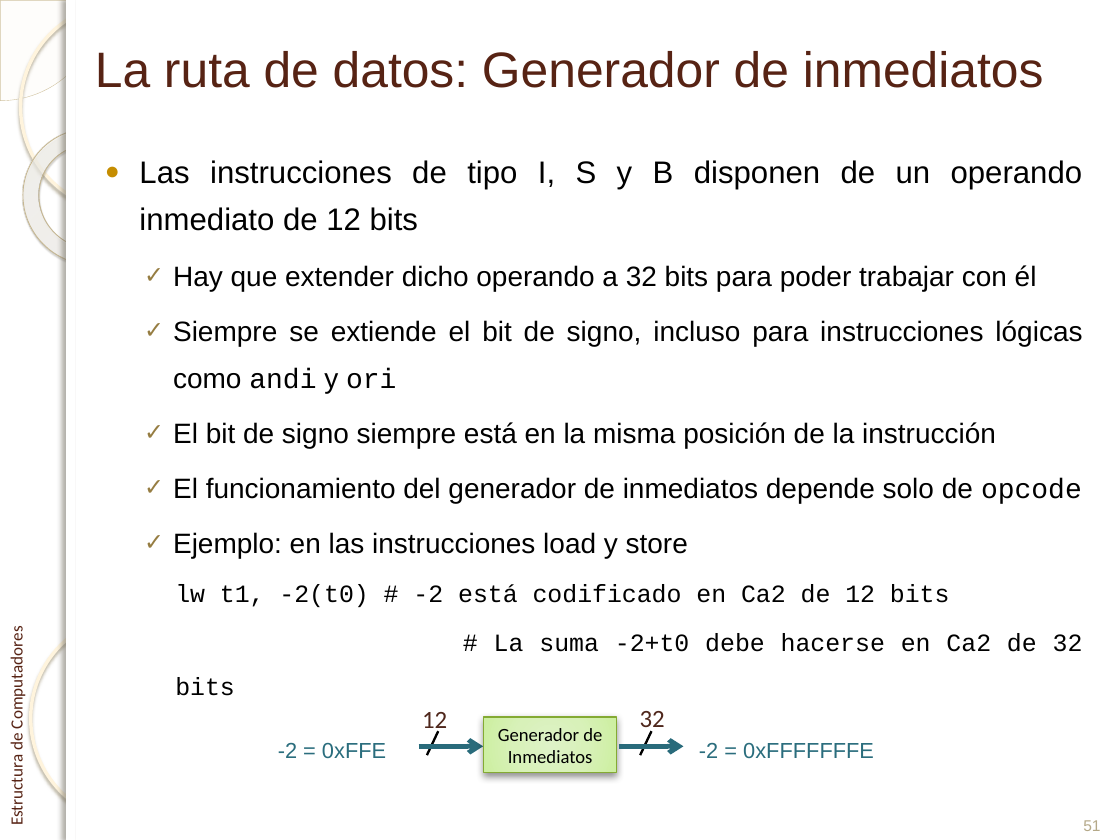
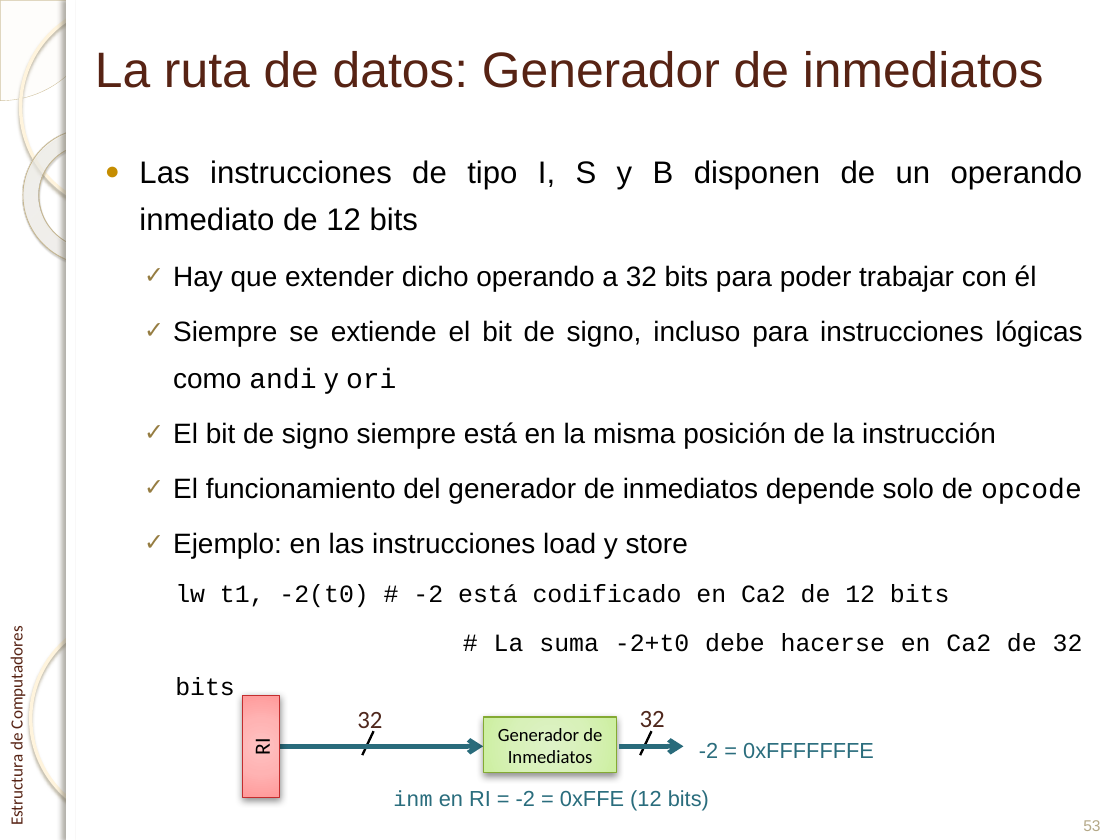
Before and after one commit to enriquesquintana/ETC, a slide deck: slide 53 of ETC_RISCV/Teoría/Tema 1. El procesador_RISCV.pptx (slide 51 before the commit). Drawn at 1120x840 pixels with LibreOffice and Linux fonts; fonts in the diff are those of the drawing; background and template pictures are left out. Boxes give left, top, right and bottom in pixels: in the first picture for what was removed or moved away, otherwise in the second. Text is boxed around its words. In the diff, an @@ line names an element or a change of style, - is before the commit and + after.

```diff
--- a/ETC_RISCV/Teoría/Tema 1. El procesador_RISCV.pptx
+++ b/ETC_RISCV/Teoría/Tema 1. El procesador_RISCV.pptx
@@ rectangle added at <box>242,696,279,797</box>, fill gradient #FFC2C2 to #FFB4B4 to #FF9C9C to #FF9595, outline #C32D2E 0.75 pt, 14 pt, text #000000 @@
+RI
@@ text at <box>357,712,382,733</box>: text changed @@
-12
+32
@@ arrow moved from (419, 746) - (483, 746) to (280, 746) - (483, 746) @@
@@ line moved from (438, 731) - (427, 755) to (374, 731) - (362, 755) @@
@@ text at <box>393,790,709,811</box>: text changed @@
--2 = 0xFFE
+inm en RI = -2 = 0xFFE (12 bits)
@@ page number at <box>1083,820,1100,831</box>: text changed @@
-51
+53
```
Also in this commit, not shown: 11 other slides changed, 2 slides added, 1 slide removed.
